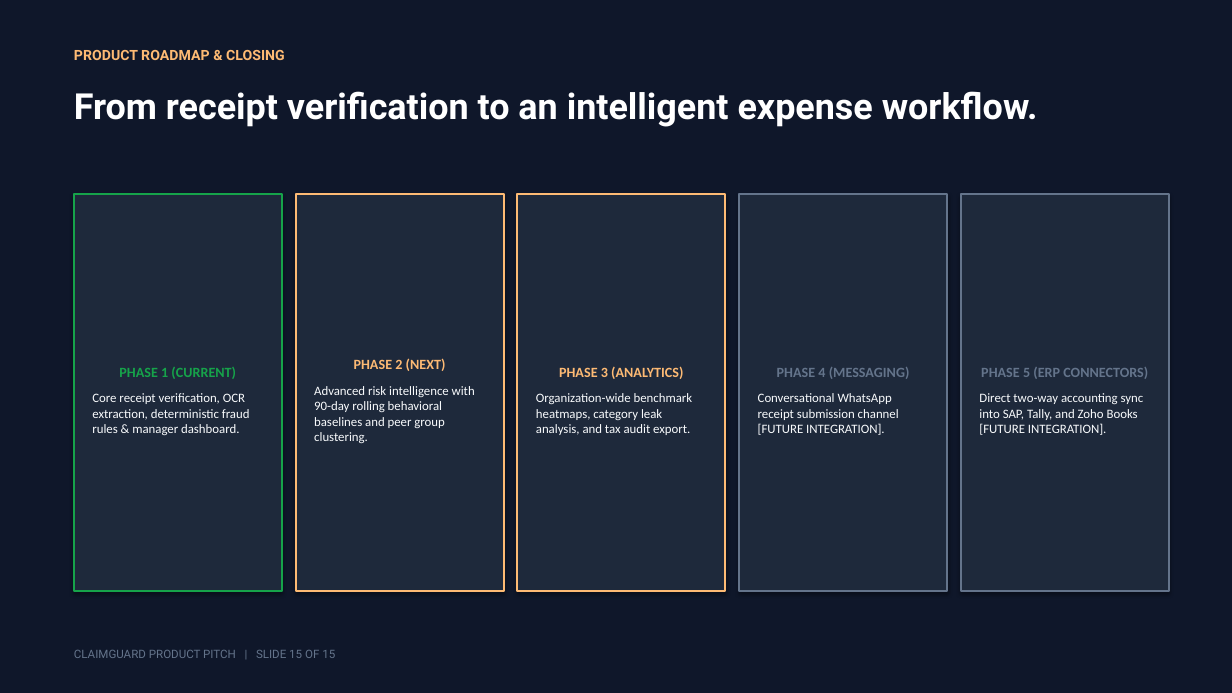
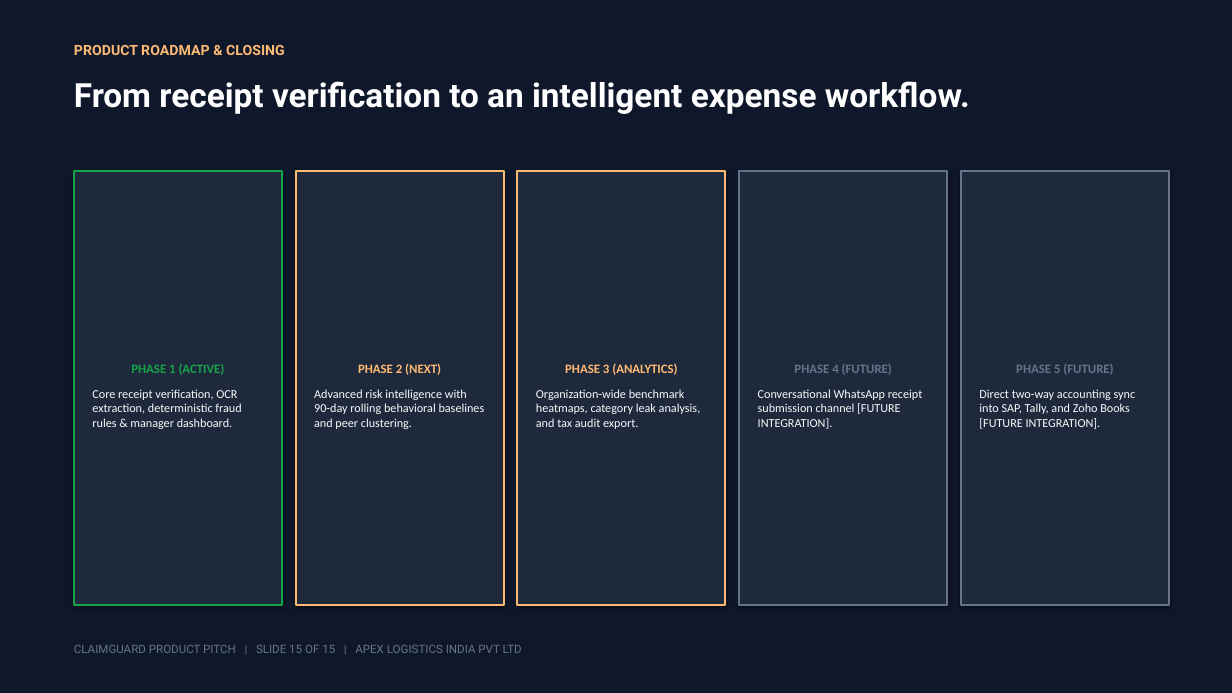
Before and after one commit to sgk18/Claim_guard, a slide deck: slide 15 of ClaimGuard_Product_Pitch.pptx. Drawn at 1232x693 pixels with LibreOffice and Linux fonts; fonts in the diff are those of the drawing. Boxes give left, top, right and bottom in pixels: in the first picture for what was removed or moved away, otherwise in the second. Text is boxed around its words. In the diff, an @@ line names an element or a change of style, - is before the commit and + after.

Commit message:
feat: add HTML product pitch presentation and PPTX generation script

```diff
--- a/ClaimGuard_Product_Pitch.pptx
+++ b/ClaimGuard_Product_Pitch.pptx
@@ text "PRODUCT ROADMAP & CLOSING": place and size @@
-text "PRODUCT ROADMAP & CLOSING" at box(74, 50, 285, 60)
+text "PRODUCT ROADMAP & CLOSING" at box(74, 45, 285, 55)
@@ text "From receipt verification to an ...": place and size @@
-text "From receipt verification to an ..." at box(74, 91, 1038, 127)
+text "From receipt verification to an ..." at box(74, 81, 970, 114)
@@ text "From receipt verification to an ..." at box(74, 81, 970, 114): size 28 to 26 pt @@
@@ rectangle "PHASE 1 (ACTIVE)": place and size @@
-rectangle "PHASE 1 (ACTIVE)" at box(74, 194, 282, 592)
+rectangle "PHASE 1 (ACTIVE)" at box(74, 171, 282, 605)
@@ rectangle "PHASE 2 (NEXT)": place and size @@
-rectangle "PHASE 2 (NEXT)" at box(296, 194, 504, 592)
+rectangle "PHASE 2 (NEXT)" at box(296, 171, 504, 605)
@@ rectangle "PHASE 3 (ANALYTICS)": place and size @@
-rectangle "PHASE 3 (ANALYTICS)" at box(518, 194, 726, 592)
+rectangle "PHASE 3 (ANALYTICS)" at box(518, 171, 726, 605)
@@ rectangle "PHASE 3 (ANALYTICS)" at box(518, 171, 726, 605): size 11 to 10 pt in "PHASE 3 (ANALYTICS)"; size 10 to 9.5 pt in "Organization-wide benchmark heatmaps, category leak analysis ..." @@
@@ rectangle "PHASE 4 (FUTURE)": place and size @@
-rectangle "PHASE 4 (FUTURE)" at box(739, 194, 947, 592)
+rectangle "PHASE 4 (FUTURE)" at box(739, 171, 947, 605)
@@ rectangle "PHASE 5 (FUTURE)": place and size @@
-rectangle "PHASE 5 (FUTURE)" at box(961, 194, 1169, 592)
+rectangle "PHASE 5 (FUTURE)" at box(961, 171, 1169, 605)
@@ text in rectangle at box(92, 389, 241, 429): size 10 to 9.5 pt in "Core receipt verification, OCR extraction, deterministic fra ..." @@
@@ text in rectangle at box(131, 364, 225, 375): text changed; size 11 to 10 pt @@
-PHASE 1 (CURRENT)
+PHASE 1 (ACTIVE)
@@ text in rectangle at box(314, 389, 485, 429): text changed; size 10 to 9.5 pt @@
-Advanced risk intelligence with 90-day rolling behavioral baselines and peer group clustering.
+Advanced risk intelligence with 90-day rolling behavioral baselines and peer clustering.
@@ text in rectangle at box(358, 363, 441, 375): size 11 to 10 pt in "PHASE 2 (NEXT)" @@
@@ text in rectangle at box(758, 389, 922, 429): size 10 to 9.5 pt in "Conversational WhatsApp receipt submission channel [FUTURE I ..." @@
@@ text in rectangle at box(794, 364, 892, 375): text changed; size 11 to 10 pt @@
-PHASE 4 (MESSAGING)
+PHASE 4 (FUTURE)
@@ text in rectangle at box(979, 389, 1136, 429): size 10 to 9.5 pt in "Direct two-way accounting sync into SAP, Tally, ..." @@
@@ text in rectangle at box(1016, 364, 1113, 375): text changed; size 11 to 10 pt @@
-PHASE 5 (ERP CONNECTORS)
+PHASE 5 (FUTURE)
@@ text at box(74, 645, 522, 653): text changed @@
-CLAIMGUARD PRODUCT PITCH | SLIDE 15 OF 15
+CLAIMGUARD PRODUCT PITCH | SLIDE 15 OF 15 | APEX LOGISTICS INDIA PVT LTD
```
Also in this commit, not shown: 14 other slides changed, 2 other files.
